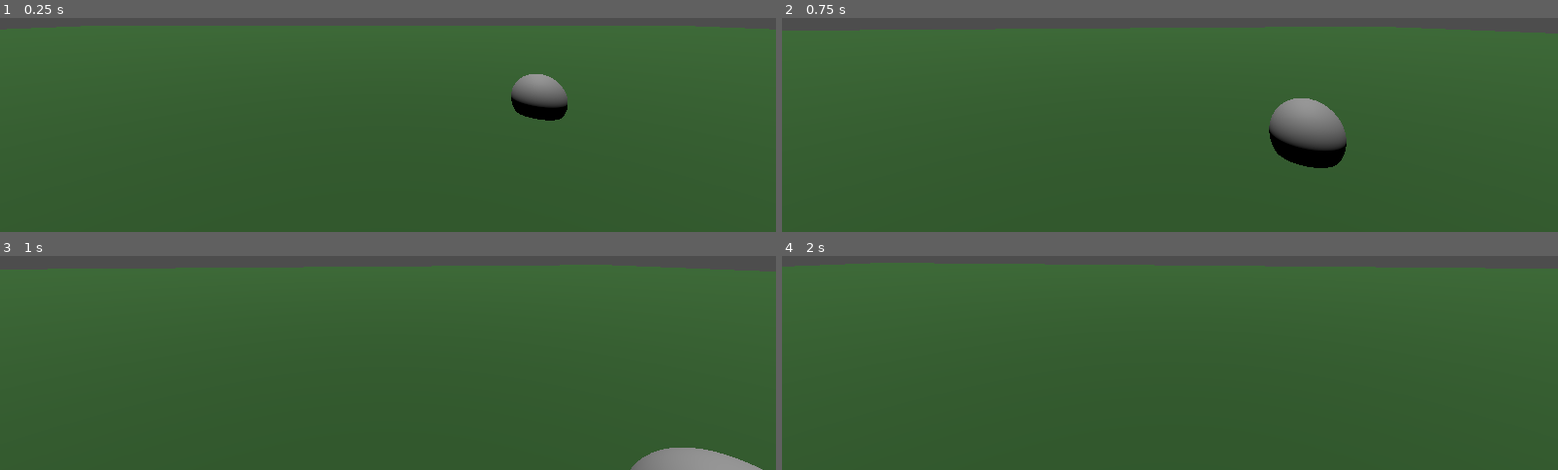
Above: before the commit, frames 1-4 (two rows, left to right).
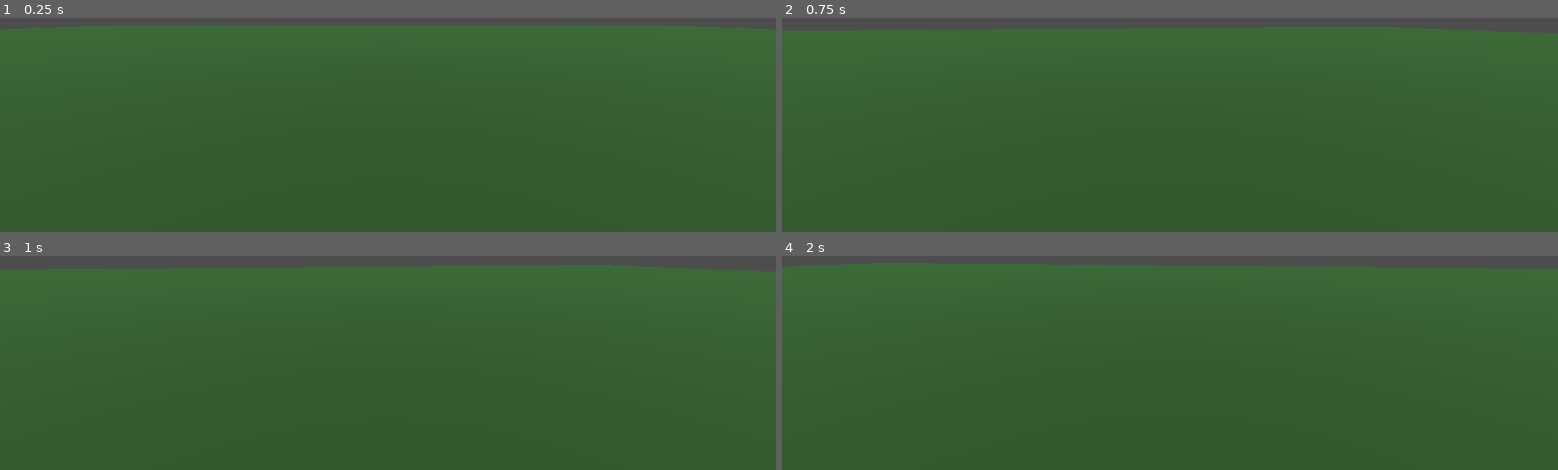
Above: after the commit, the same moments.

Repository: jwl0724/Comfy-Jam-Autumn-2026
Game: Godot game, scene res://Systems/Game/GameController.tscn
Same seed, same stepped clock (60 frames per second), same inputs: the game is played once before the commit and once after it.
Inputs (mouse positions are in pixels of both pictures, inside the frame that each line leads up to):
- Up to frame 1 (0.25 s): no input
- Up to frame 2 (0.75 s): tap Enter at 0.5 s; move the mouse to (outside the picture) at 0.52 s; hold W (Forward) from 0.53 s (still down); tap E (Interact) at 0.6 s
- Up to frame 3 (1 s): keep holding W (Forward)
- Up to frame 4 (2 s): keep holding W (Forward); move the mouse to (outside the picture) at 1.27 s; right-click (outside the picture) at 1.35 s; tap E (Interact) at 1.55 s

The runs differ from the first frame. In frame 1, 1.2% of the frame differs, in the area x 65-74%, y 26-48%; in frame 2, 2.5%, in the area x 62-73%, y 37-71%; in frame 3, 1.2%; in frame 4, nothing differs.

Commit message:
begin implementation of dog mechanics

Diff:
--- /dev/null
+++ b/Entities/Dog/Components/DogModel.tscn
@@ -0,0 +1,10 @@
+[gd_scene format=3 uid="uid://dh41t0j7iqhli"]
+
+[sub_resource type="CylinderMesh" id="CylinderMesh_7nvls"]
+height = 1.0
+
+[node name="DogModel" type="Node3D" unique_id=423734605]
+
+[node name="MeshInstance3D" type="MeshInstance3D" parent="." unique_id=454611911]
+transform = Transform3D(1, 0, 0, 0, -4.371139e-08, -1, 0, 1, -4.371139e-08, 0, 0, 0)
+mesh = SubResource("CylinderMesh_7nvls")
--- /dev/null
+++ b/Entities/Dog/Dog.tscn
@@ -0,0 +1,23 @@
+[gd_scene format=3 uid="uid://bf43lbuhvu8xa"]
+
+[ext_resource type="Script" uid="uid://n4qen5sq57fi" path="res://Entities/Dog/dog.gd" id="1_477lp"]
+[ext_resource type="PackedScene" uid="uid://dh41t0j7iqhli" path="res://Entities/Dog/Components/DogModel.tscn" id="2_235xh"]
+[ext_resource type="Script" uid="uid://rhv41vki2yt6" path="res://Entities/Dog/Systems/pathing.gd" id="2_xwa67"]
+
+[sub_resource type="CapsuleShape3D" id="CapsuleShape3D_477lp"]
+height = 1.0
+
+[node name="Dog" type="CharacterBody3D" unique_id=795914483]
+script = ExtResource("1_477lp")
+
+[node name="Systems" type="Node" parent="." unique_id=664369421]
+
+[node name="Pathing" type="Node" parent="Systems" unique_id=172056710]
+script = ExtResource("2_xwa67")
+
+[node name="Components" type="Node3D" parent="." unique_id=1900673890]
+
+[node name="DogModel" parent="Components" unique_id=423734605 instance=ExtResource("2_235xh")]
+
+[node name="Collider" type="CollisionShape3D" parent="." unique_id=1572817533]
+shape = SubResource("CapsuleShape3D_477lp")
--- /dev/null
+++ b/Entities/Dog/Systems/pathing.gd
@@ -0,0 +1 @@
+extends Node
--- /dev/null
+++ b/Entities/Dog/dog.gd
@@ -0,0 +1,2 @@
+extends Node3D
+class_name Dog
--- a/Systems/Game/GameController.tscn
+++ b/Systems/Game/GameController.tscn
@@ -1,15 +1,15 @@
 [gd_scene format=3 uid="uid://qsqbt3jet3xi"]
 
 [ext_resource type="Script" uid="uid://jm2xbcjckc8c" path="res://Systems/Game/game_controller.gd" id="1_yl5u5"]
-[ext_resource type="PackedScene" uid="uid://cmsd7s2lnvmjm" path="res://Levels/Testing/Controls/InteractableTest.tscn" id="2_q7v2m"]
 [ext_resource type="PackedScene" uid="uid://jxcuyws4cpbu" path="res://Common/UI/Menus/MainMenu/MainMenu.tscn" id="3_iq1bj"]
+[ext_resource type="PackedScene" uid="uid://c6wogsncvmcwd" path="res://Levels/Testing/Dog/DogFollowTest.tscn" id="3_j0ier"]
 [ext_resource type="PackedScene" uid="uid://cxes41vpkkplv" path="res://Common/UI/HUD/HUD.tscn" id="4_iq1bj"]
 
 [node name="GameController" type="Node" unique_id=1964676766]
 script = ExtResource("1_yl5u5")
 launch_scene = ExtResource("3_iq1bj")
 enable_debug = true
-debug_scene = ExtResource("2_q7v2m")
+debug_scene = ExtResource("3_j0ier")
 debug_gui = ExtResource("4_iq1bj")
 
 [node name="Systems" type="Node" parent="." unique_id=76997881]
Not shown, added: Entities/Dog/Systems/pathing.gd.uid
Not shown, added: Entities/Dog/dog.gd.uid
